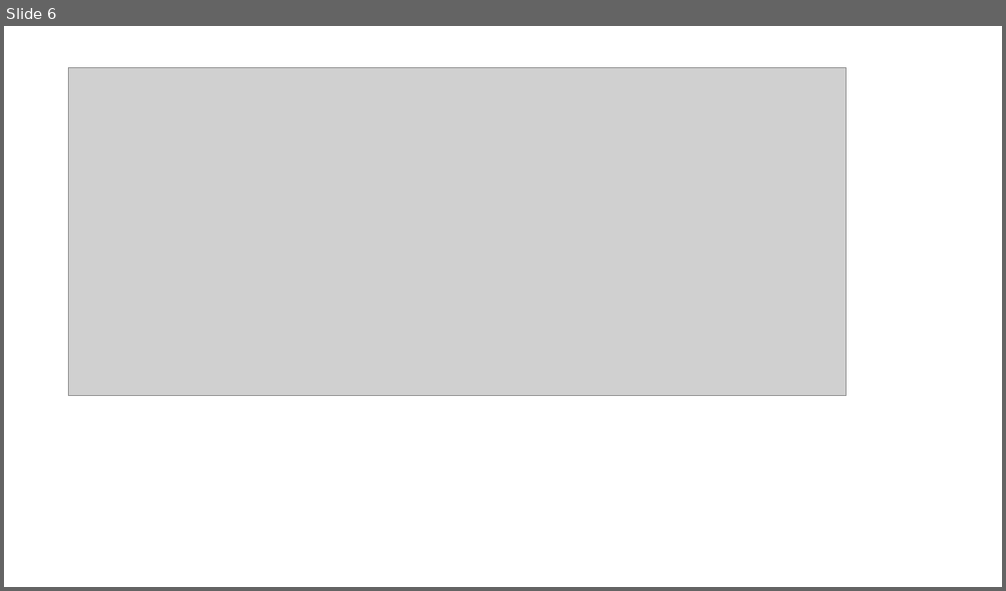
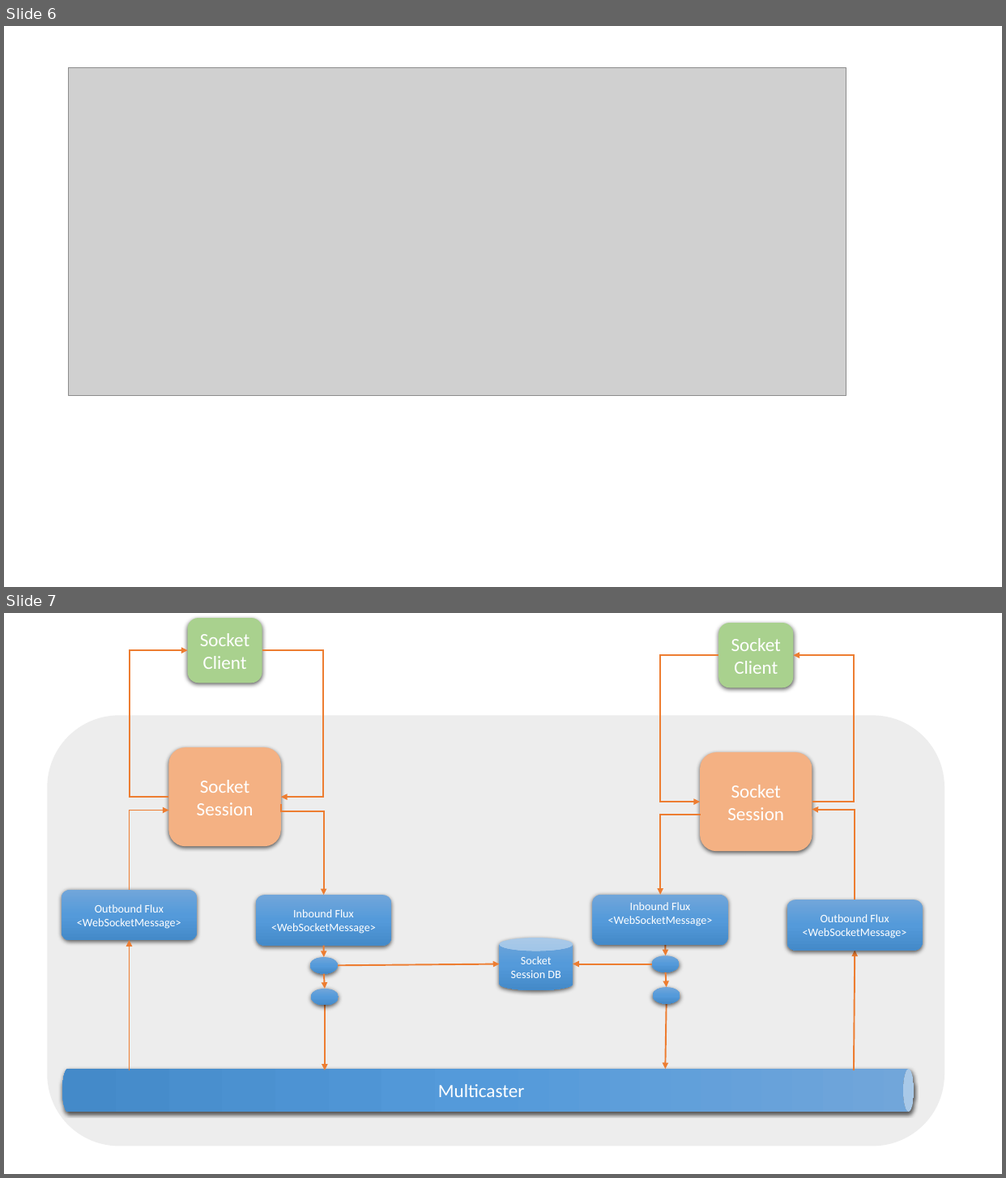
Before and after one commit to kapilraina/websockets, a slide deck: designs.pptx. Shown one above the other, each under a label of ours: slide 6 before the commit, slides 6 and 7 after it. The pictures are 1006x591 and 1006x1178 pixels, drawn with LibreOffice and Linux fonts; fonts in the diff are those of the drawing; grey boxes stand for pictures. Boxes give left, top, right and bottom in pixels: in the first picture for what was removed or moved away, otherwise in the second. Text is boxed around its words. In the diff, an @@ line names an element or a change of style, - is before the commit and + after.

```diff
--- a/designs.pptx
+++ b/designs.pptx
@@ slide 7 added at (4,613,1002,1174), background #FFFFFF @@
@@ rounded rectangle added at (187,618,262,683), fill #A9D18E, 18 pt, text #FFFFFF @@
+Socket Client
@@ rounded rectangle added at (719,623,794,688), fill #A9D18E, 18 pt, text #FFFFFF @@
+Socket Client
@@ elbow arrow added from (168, 797) to (187, 650), #ED7D31 1.5 pt @@
@@ elbow arrow added from (262, 650) to (281, 797), #ED7D31 1.5 pt @@
@@ elbow arrow added from (719, 655) to (701, 802), #ED7D31 1.5 pt @@
@@ elbow arrow added from (812, 802) to (794, 655), #ED7D31 1.5 pt @@
@@ rounded rectangle added at (48,716,945,1147), fill #EDEDED @@
@@ rounded rectangle added at (168,747,281,846), fill #F4B183, 18 pt, text #FFFFFF @@
+Socket Session
@@ rounded rectangle added at (701,752,812,851), fill #F4B183, 18 pt, text #FFFFFF @@
+Socket Session
@@ elbow arrow added from (281, 805) to (324, 895), #ED7D31 1.5 pt @@
@@ elbow arrow added from (129, 890) to (168, 811), #ED7D31 1.5 pt @@
@@ elbow arrow added from (701, 815) to (661, 895), #ED7D31 1.5 pt @@
@@ elbow arrow added from (855, 900) to (812, 809), #ED7D31 1.5 pt @@
@@ rounded rectangle added at (62,890,197,940), fill gradient #71A6DB to #559BDB to #448ACA, 11 pt, text #FFFFFF @@
+Outbound Flux <WebSocketMessage>
@@ rounded rectangle added at (256,895,392,945), fill gradient #71A6DB to #559BDB to #448ACA, 11 pt, text #FFFFFF @@
+Inbound Flux <WebSocketMessage>
@@ rounded rectangle added at (592,895,728,944), fill gradient #71A6DB to #559BDB to #448ACA, 11 pt, text #FFFFFF @@
+Inbound Flux <WebSocketMessage>
@@ rounded rectangle added at (787,900,923,950), fill gradient #71A6DB to #559BDB to #448ACA, 11 pt, text #FFFFFF @@
+Outbound Flux <WebSocketMessage>
@@ arrow added from (129, 1071) to (129, 940), #ED7D31 1.5 pt @@
@@ arrow added from (324, 945) to (324, 957), #ED7D31 1.5 pt @@
@@ cylinder added at (500,938,573,990), fill gradient #71A6DB to #559BDB to #448ACA, 11 pt, text #FFFFFF @@
+Socket Session DB
@@ arrow added from (665, 944) to (666, 956), #ED7D31 1.5 pt @@
@@ arrow added from (854, 1071) to (855, 951), #ED7D31 1.5 pt @@
@@ ellipse added at (310,957,338,973), fill gradient #71A6DB to #559BDB to #448ACA @@
@@ arrow added from (324, 973) to (325, 989), #ED7D31 1.5 pt @@
@@ arrow added from (338, 965) to (500, 964), #ED7D31 1.5 pt @@
@@ arrow added from (651, 964) to (573, 964), #ED7D31 1.5 pt @@
@@ ellipse added at (651,956,680,973), fill gradient #71A6DB to #559BDB to #448ACA @@
@@ arrow added from (666, 973) to (667, 987), #ED7D31 1.5 pt @@
@@ ellipse added at (311,989,339,1005), fill gradient #71A6DB to #559BDB to #448ACA @@
@@ ellipse added at (653,987,681,1003), fill gradient #71A6DB to #559BDB to #448ACA @@
@@ arrow added from (325, 1005) to (325, 1071), #ED7D31 1.5 pt @@
@@ arrow added from (667, 1003) to (665, 1069), #ED7D31 1.5 pt @@
@@ cylinder added at (62,1069,914,1112), fill gradient #71A6DB to #559BDB to #448ACA, 18 pt, text #FFFFFF @@
+Multicaster
```
Also in this commit, not shown: 35 other files.
